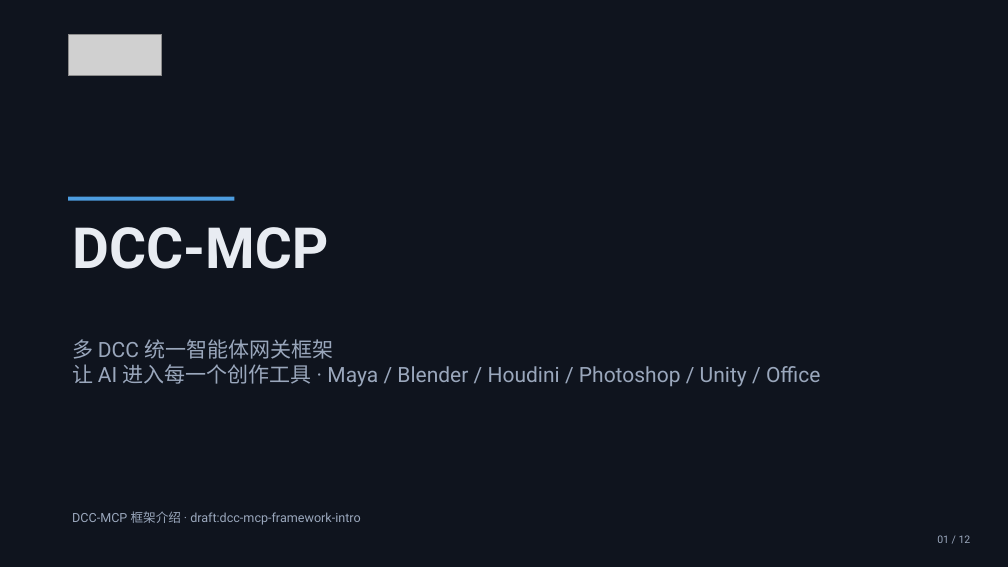
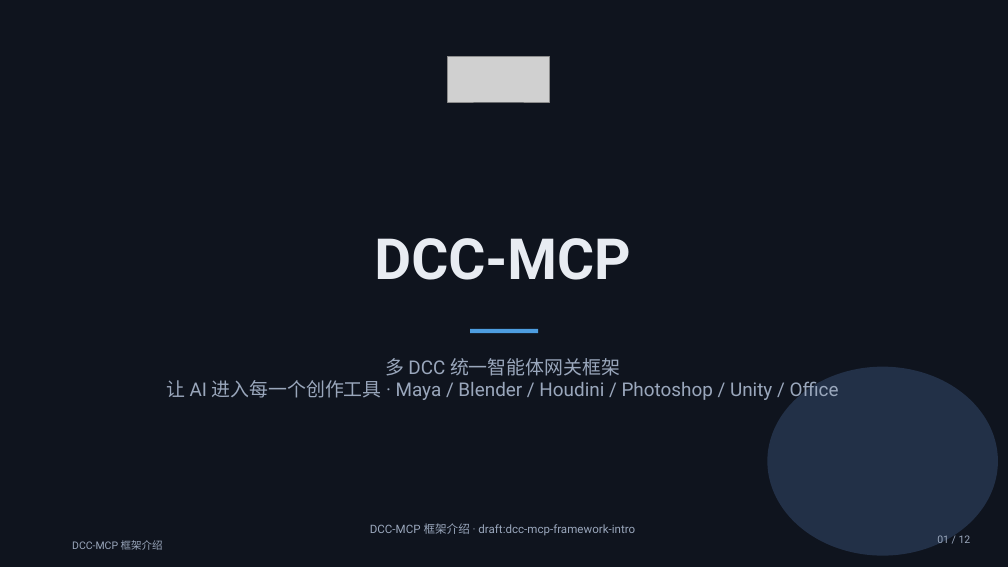
Before and after one commit to dcc-mcp/dcc-mcp-powerpoint, a slide deck: slide 1 of examples/output/draft-dcc-mcp-framework-intro.pptx. Drawn at 1008x567 pixels with LibreOffice and Linux fonts; fonts in the diff are those of the drawing; grey boxes stand for pictures. Boxes give left, top, right and bottom in pixels: in the first picture for what was removed or moved away, otherwise in the second. Text is boxed around its words. In the diff, an @@ line names an element or a change of style, - is before the commit and + after.

Commit message:
feat: showcase-grade layout system for all deck layouts (#6)
Design-system overhaul (showcase quality):
- unified content header (28pt title + accent rule) on every content slide
- editorial bullet rows (accent dot + hairline separators) replace box rows
- two-column/comparison panels with colored header strips
- kpi cards with accent top strip; architecture layers with numbered chips
  on a vertical spine; timeline with alternating above/below labels
- centered hero title cover + ghost circle accents (inset within the safe
  margin band — caught by the pixel-level bleed check)
- deck-title footer on all slides
- regenerated framework deck + review demo artifacts

```diff
--- a/examples/output/draft-dcc-mcp-framework-intro.pptx
+++ b/examples/output/draft-dcc-mcp-framework-intro.pptx
@@ picture: place and size @@
-picture at (68, 34, 162, 76)
+picture at (448, 57, 550, 102)
@@ rectangle removed at (68, 197, 234, 201) @@
@@ text "DCC-MCP": place and size @@
-text "DCC-MCP" at (72, 227, 328, 269)
+text "DCC-MCP" at (374, 238, 630, 280)
@@ text "DCC-MCP" at (374, 238, 630, 280): alignment left to centre @@
@@ rectangle added at (470, 329, 538, 333), fill #4D9DE0 @@
@@ text "多 DCC 统一智能体网关框架": place and size @@
-text "多 DCC 统一智能体网关框架" at (72, 339, 821, 387)
+text "多 DCC 统一智能体网关框架" at (166, 358, 839, 402)
@@ text "多 DCC 统一智能体网关框架" at (166, 358, 839, 402): size 20 to 18 pt; alignment left to centre @@
@@ ellipse added at (768, 367, 998, 556), fill #223047 @@
@@ text "DCC-MCP 框架介绍 · draft:dcc-mcp-framework-intro": place and size @@
-text "DCC-MCP 框架介绍 · draft:dcc-mcp-framework-intro" at (72, 511, 360, 525)
+text "DCC-MCP 框架介绍 · draft:dcc-mcp-framework-intro" at (370, 523, 635, 535)
@@ text "DCC-MCP 框架介绍 · draft:dcc-mcp-framework-intro" at (370, 523, 635, 535): size 12 to 11 pt; alignment left to centre @@
@@ text added at (72, 540, 163, 550), 10 pt, text #9AA7BC @@
+DCC-MCP 框架介绍
```
Also in this commit, not shown: 11 other slides changed, 21 other files.
